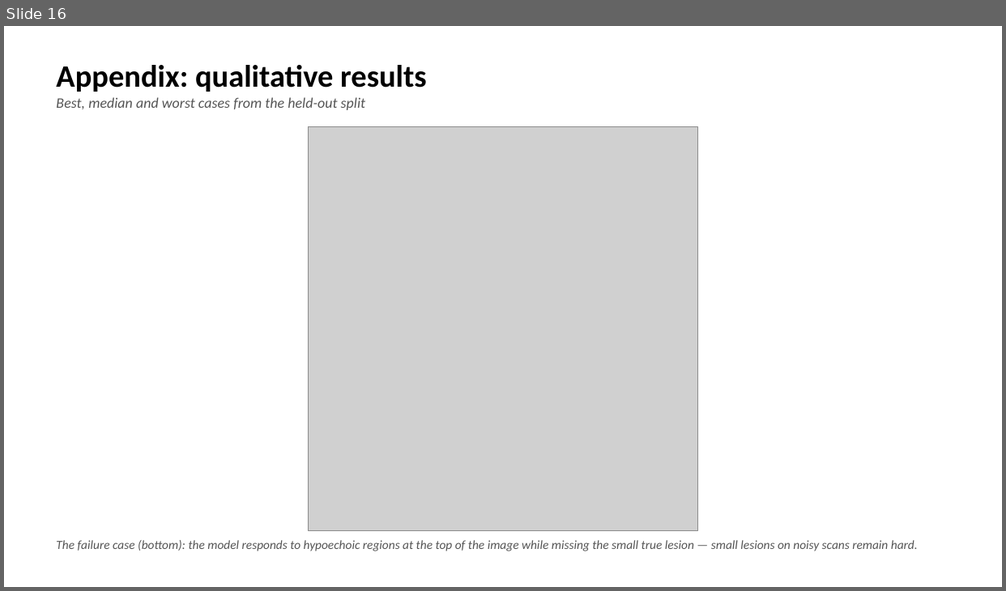
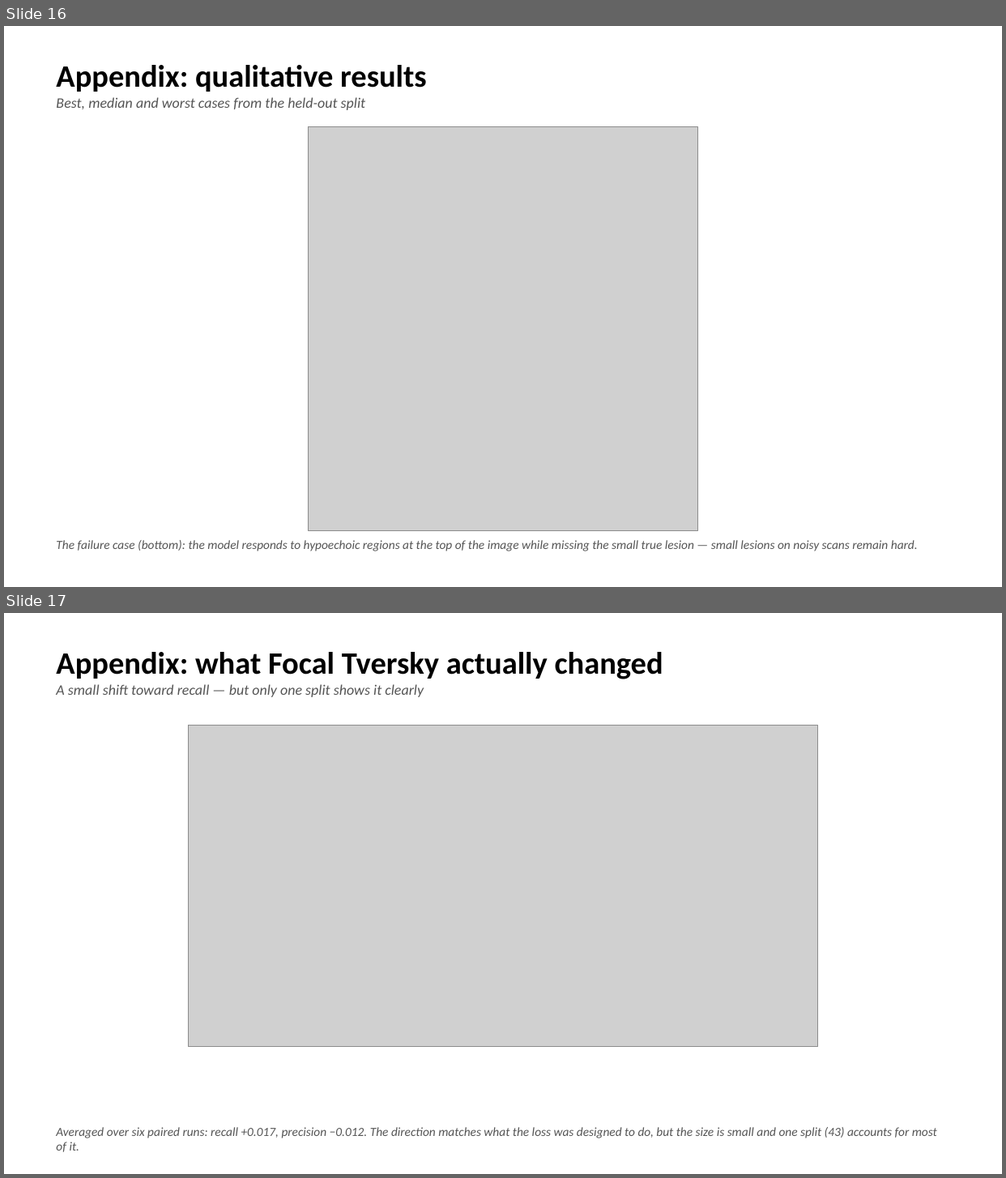
Before and after one commit to DavidShenzi/unext-project, a slide deck: UNeXt_presentation.pptx. Shown one above the other, each under a label of ours: slide 16 before the commit, slides 16 and 17 after it. The pictures are 1006x591 and 1006x1178 pixels, drawn with LibreOffice and Linux fonts; fonts in the diff are those of the drawing; grey boxes stand for pictures. Boxes give left, top, right and bottom in pixels: in the first picture for what was removed or moved away, otherwise in the second. Text is boxed around its words. In the diff, an @@ line names an element or a change of style, - is before the commit and + after.

```diff
--- a/UNeXt_presentation.pptx
+++ b/UNeXt_presentation.pptx
@@ slide 17 added at [4,613,1002,1174], background #FFFFFF @@
@@ text added at [56,652,663,697], 14 pt, text #555555, italic @@
+Appendix: what Focal Tversky actually changed
+A small shift toward recall — but only one split shows it clearly
@@ picture added at [189,726,818,1047] @@
@@ text added at [56,1127,937,1152], 12 pt, text #555555, italic @@
+Averaged over six paired runs: recall +0.017, precision −0.012. The direction matches what the loss was designed to do, but the size is small and one split (43) accounts for most of it.
```
Also in this commit, not shown: 1 slide removed.
